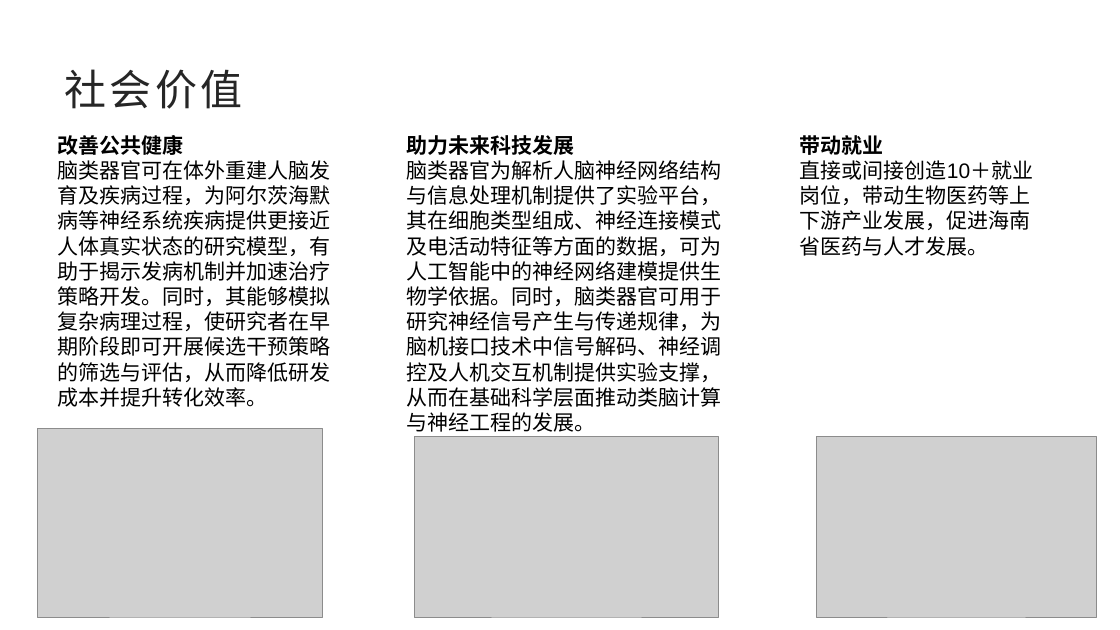
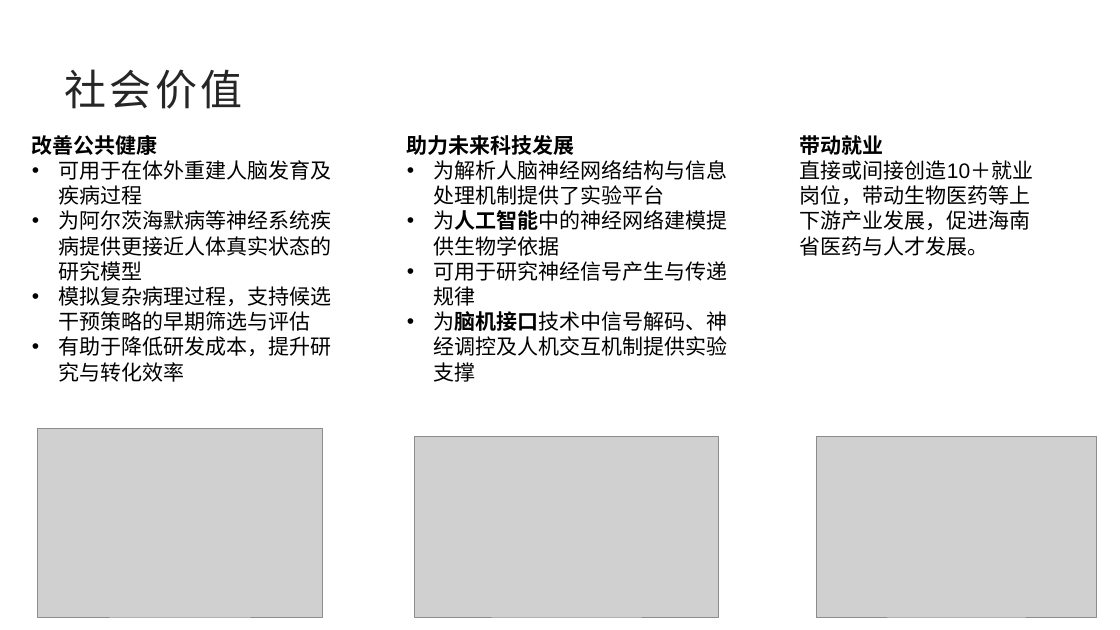
Before and after one commit to Ruo-Civet/leinao, a slide deck: slide 2 of PPT/0418背景+产业价值.pptx. Drawn at 1120x630 pixels with LibreOffice and Linux fonts; fonts in the diff are those of the drawing; grey boxes stand for pictures. Boxes give left, top, right and bottom in pixels: in the first picture for what was removed or moved away, otherwise in the second. Text is boxed around its words. In the diff, an @@ line names an element or a change of style, - is before the commit and + after.

```diff
--- a/PPT/0418背景+产业价值.pptx
+++ b/PPT/0418背景+产业价值.pptx
@@ text "改善公共健康": place and size @@
-text "改善公共健康" at bbox=[58, 135, 331, 407]
+text "改善公共健康" at bbox=[32, 135, 331, 382]
@@ text at bbox=[58, 160, 331, 382]: text changed @@
-脑类器官可在体外重建人脑发育及疾病过程，为阿尔茨海默病等神经系统疾病提供更接近人体真实状态的研究模型，有助于揭示发病机制并加速治疗策略开发。同时，其能够模拟复杂病理过程，使研究者在早期阶段即可开展候选干预策略的筛选与评估，从而降低研发成本并提升转化效率。
+• 可用于在体外重建人脑发育及疾病过程
+• 为阿尔茨海默病等神经系统疾病提供更接近人体真实状态的研究模型
+• 模拟复杂病理过程，支持候选干预策略的早期筛选与评估
+• 有助于降低研发成本，提升研究与转化效率
@@ text at bbox=[433, 160, 727, 382]: text changed @@
-脑类器官为解析人脑神经网络结构与信息处理机制提供了实验平台，其在细胞类型组成、神经连接模式及电活动特征等方面的数据，可为人工智能中的神经网络建模提供生物学依据。同时，脑类器官可用于研究神经信号产生与传递规律，为脑机接口技术中信号解码、神经调控及人机交互机制提供实验支撑，从而在基础科学层面推动类脑计算与神经工程的发展。
+• 为解析人脑神经网络结构与信息处理机制提供了实验平台
+• 为人工智能中的神经网络建模提供生物学依据
+• 可用于研究神经信号产生与传递规律
+• 为脑机接口技术中信号解码、神经调控及人机交互机制提供实验支撑
```
Also in this commit, not shown: 1 other slide changed, 9 other files.
